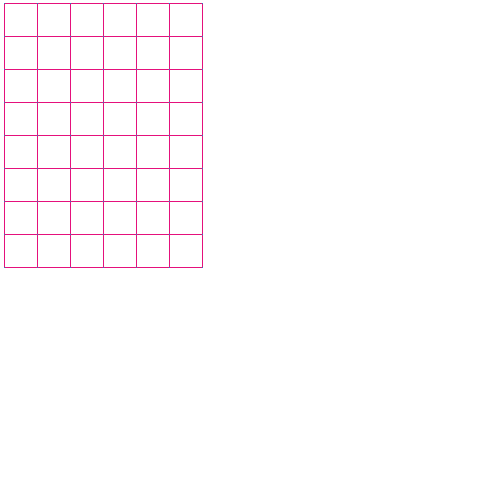
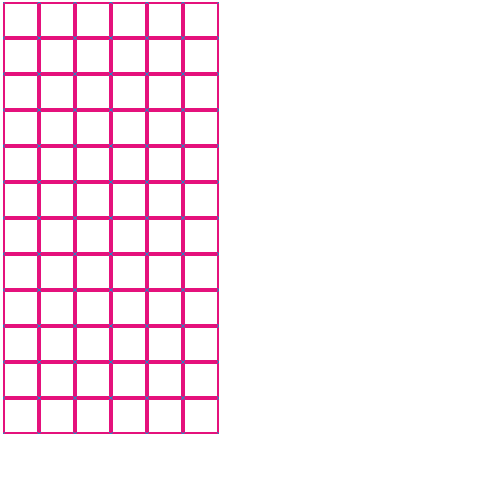
Revision of a layered w=500, h=500 image; what changed, layer by layer:
renamed "Calque 2 Fusionnés" to "Calque 3(collé)", painted on it over 3, 2, 219, 434
